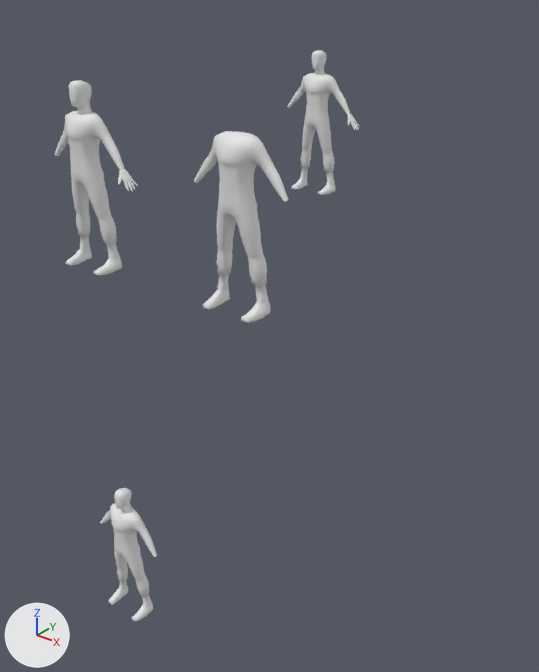
Before and after pictures for a commit that changed the Blender file BlendFilesForUnity/B_CharacterModel.blend.
One viewpoint serves both versions: a 50 mm camera at (6.21, -4.8, 2.82) aimed at (1.1, 1.59, -1.14). The axes (+X, +Y, +Z) are drawn at lower left. The lights are the same throughout.
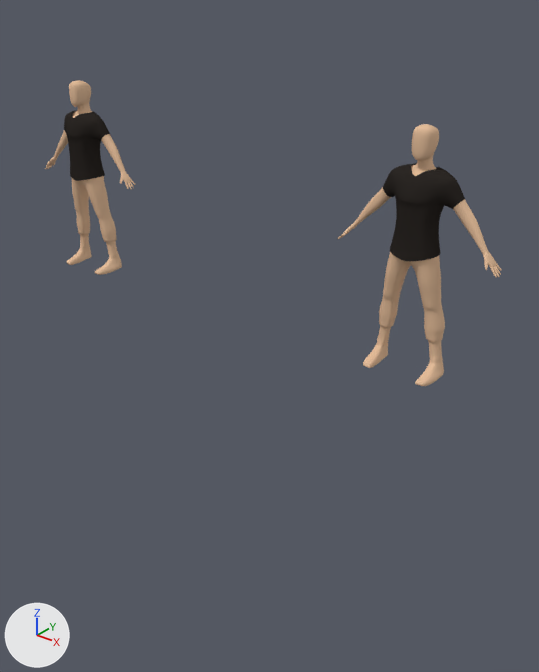
What differs and where, as boxes [x1, y1, x2, y2] in the pictures (539 x 672 px):
'Cube.003', deleted
    before: [194, 131, 289, 323]
'Body.001', added (beige)
    after: [338, 124, 501, 386]
'Cube', reshaped, turned, rescaled
    before: [54, 80, 124, 275]
    after: [45, 80, 136, 275]
'Shirt.001', added (black)
    after: [383, 163, 465, 261]
'Cube.004', deleted
    before: [287, 50, 351, 195]
'Cube.001', deleted
    before: [100, 488, 157, 621]
'Cube.002', deleted
    before: [118, 168, 138, 192]
'Cube.005', deleted
    before: [347, 114, 360, 130]

What changed in the scene script:
```text
Change me_cube_003:
    used by ob_cube; location = (0.0, 0.0, 0.0); rotation_euler = (0.0, 0.0, -3.142), in degrees (0, 0, -180); scale = (0.143, 0.143, 0.34)
    remove me_cube_003.from_pydata(...)  # 1180 vertices, 1166 faces; spans x -3.73..3.75, y -1.01..1.54, z -0.05..5.54
    add me_cube_003.from_pydata(...)  # 9370 vertices, 9308 faces; spans x -0.67..0.67, y -0.22..0.15, z -0.02..1.88
    me_cube_003 part 1: 1180 vertices removed from x -3.73..3.75, y -1.01..1.54, z -0.05..5.54; 9370 vertices added at x -0.67..0.67, y -0.22..0.15, z -0.02..1.88
    add me_cube_003.materials.append(mat_material_001)  # beige #e4be9c
    add me_cube_003.materials.append(mat_material)  # black #2e2a26
Remove ob_cube_005:
    ob_cube_005 = bpy.data.objects.new('Cube.005', me_cube_005)
Remove ob_cube_004:
    ob_cube_004 = bpy.data.objects.new('Cube.004', me_cube_004)
Remove ob_cube_001:
    ob_cube_001 = bpy.data.objects.new('Cube.001', me_cube_000)
Change ob_cube:
    ob_cube.rotation_euler: (0.0, 0.0, -3.142) -> (0.0, 0.0, 0.0)  # degrees (0, 0, -180) -> degrees (0, 0, 0)
    ob_cube.scale: (0.143, 0.143, 0.34) -> (1.0, 1.0, 1.0)
Remove ob_cube_003:
    ob_cube_003 = bpy.data.objects.new('Cube.003', me_cube_002)
Remove ob_cube_002:
    ob_cube_002 = bpy.data.objects.new('Cube.002', me_cube_001)
Add ob_shirt_001:
    ob_shirt_001 = bpy.data.objects.new('Shirt.001', me_cube_004_1)  # 293 vertices, 264 faces; spans x -2.17..2.17, y -1.16..1.06, z -0.22..1.73; in mat_material (black #2e2a26); modifiers SUBSURF
    ob_shirt_001.location = (3.76, -0.02, 1.01)
    ob_shirt_001.rotation_euler = (0.0, 0.0, 3.142)  # degrees (0, 0, 180)
    ob_shirt_001.scale = (0.149, 0.149, 0.34)
Add ob_body_001:
    ob_body_001 = bpy.data.objects.new('Body.001', me_cube_005_1)  # 1051 vertices, 1037 faces; spans x -4.68..0.0, y -1.01..1.54, z -0.05..5.54; in mat_material_001 (beige #e4be9c); modifiers SUBSURF, MIRROR
    ob_body_001.location = (3.76, 0.0, 0.0)
    ob_body_001.rotation_euler = (0.0, 0.0, 3.142)  # degrees (0, 0, 180)
    ob_body_001.scale = (0.143, 0.143, 0.34)
```
